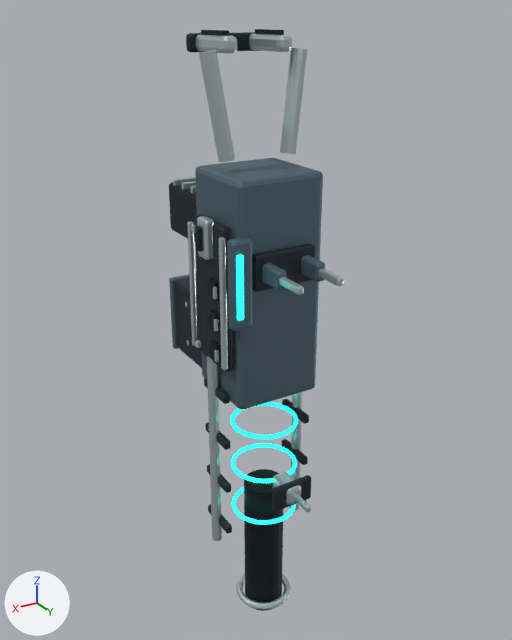
The Blender file tools/godot-weapons/blender-art/masters/weapon-0.blend, before and after one commit.
Camera for both pictures: a 50 mm lens placed at (0.637, 1.04, 0.333), pointed at (-0.031, -0.073, -0.224). The axes (+X, +Y, +Z) are drawn at lower left. The lights are the same throughout. The picture after the commit comes second.

Objects in the first picture: 'barrel-assembly-cavity', 'body-cavity', 'body-ceramic', 'body-dark', 'body-glow', 'body-light', 'body-rubber', 'body-trim', 'bolt-cavity', 'bolt-trim', 'feed-dark' and 1 more.
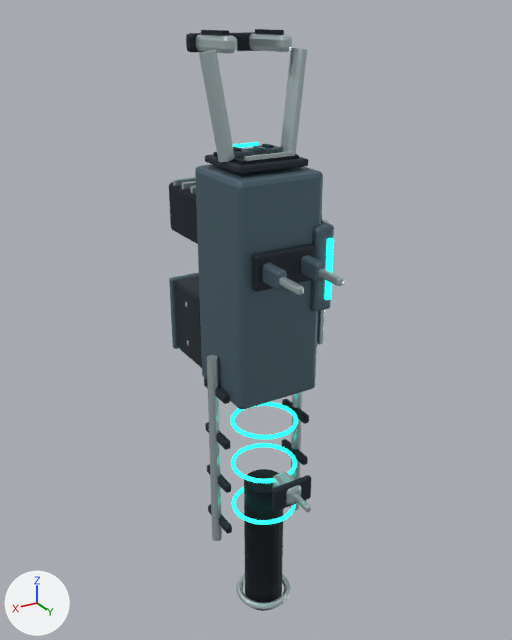
Where the newer file only moved an object's origin or applied its transform, the numbers keep the older frame.

What differs and where, as boxes [x1, y1, x2, y2] in the pictures (512 x 640 px; the box of a moved part takes in the faces that stretch with it):
'body-light', reshaped (7% wider): before [195, 158, 325, 409]; after [195, 145, 334, 409]
'body-dark', reshaped (22% taller): before [194, 214, 315, 534]; after [204, 144, 322, 534]
'body-glow', reshaped: before [230, 254, 298, 525]; after [230, 142, 334, 525]
'body-cavity', reshaped, moved: before [201, 29, 284, 363]; after [201, 29, 299, 165]
'bolt-cavity', moved (not visible afterwards): before [195, 226, 203, 252]
'body-ceramic', moved (not visible afterwards): before [191, 225, 201, 348]
part 1 of me_cube_001, moved or reshaped: before [227, 238, 252, 331]; after [310, 223, 334, 312]
part 2 of me_cube_001, added: after [253, 145, 282, 153]
part 3 of me_cube_001, added: after [234, 148, 251, 157]
part 4 of me_cube_002, moved or reshaped (mostly hidden afterwards): before [194, 214, 233, 372]; after [317, 215, 322, 333]
part 5 of me_cube_002, added (dark blue): after [205, 154, 308, 174]
part 6 of me_cube_004, moved or reshaped: before [219, 237, 228, 370]; after [317, 220, 328, 344]
part 7 of me_cube_004, moved or reshaped (not visible afterwards): before [187, 221, 197, 346]
part 8 of me_cube_004, moved or reshaped (not visible afterwards): before [214, 350, 219, 362]
part 9 of me_cube_004, moved or reshaped (not visible afterwards): before [214, 319, 218, 331]
part 10 of me_cube_004, moved or reshaped (not visible afterwards): before [213, 286, 217, 300]
part 11 of me_cube_004, added: after [244, 151, 295, 161]
part 12 of me_cube_006, added: after [214, 148, 299, 165]
part 13 of me_cube_015, moved or reshaped: before [236, 254, 244, 321]; after [324, 238, 334, 300]
part 14 of me_cube_015, added: after [233, 142, 259, 148]
part 15 of me_cube_028, moved or reshaped (not visible afterwards): before [197, 216, 214, 260]

The change, as a list of edits to the scene's bpy script:
```text
Change me_cube_001:
    used by ob_body_light; parent = ob_body; location = (0.0, -0.015, -0.12)
    remove me_cube_001.from_pydata(...)  # 224 vertices, 216 faces; spans x -0.085..0.103, y -0.08..0.143, z -0.21..0.21
    add me_cube_001.from_pydata(...)  # 240 vertices, 228 faces; spans x -0.103..0.085, y -0.08..0.143, z -0.21..0.24
    me_cube_001 part 1: the loose piece of 56 vertices spanning x 0.063..0.103, y 0.068..0.091, z -0.043..0.117 is moved by (-0.166, 0.0, 0.0)
    me_cube_001 part 2: a new loose piece, a box spanning x -0.049..-0.015, y -0.0415..0.0015, z 0.2335..0.2405, in mat_light (blue #617886)
    me_cube_001 part 3: a new loose piece, a box spanning x 0.015..0.049, y -0.0415..0.0015, z 0.2335..0.2405, in mat_light (blue #617886)
Change me_cube_002:
    used by ob_body_dark; parent = ob_body; location = (0.0, 0.049, -0.12)
    remove me_cube_002.from_pydata(...)  # 672 vertices, 648 faces; spans x -0.097..0.102, y -0.116..0.069, z -0.509..0.17
    add me_cube_002.from_pydata(...)  # 744 vertices, 714 faces; spans x -0.102..0.097, y -0.133..0.069, z -0.509..0.244
    me_cube_002 part 4: the loose piece of 56 vertices spanning x 0.084..0.102, y -0.116..-0.008, z -0.136..0.13 is moved by (-0.186, 0.0, 0.0)
    me_cube_002 part 5: a new loose piece of 56 vertices spanning x -0.068..0.068, y -0.133..-0.008, z 0.215..0.229, in mat_dark (dark blue #202b34)
    other edits to the shape of me_cube_002 do not show in these pictures
Change me_cube_004:
    used by ob_body_trim; parent = ob_body; location = (0.104, 0.043, -0.125)
    remove me_cube_004.from_pydata(...)  # 1096 vertices, 1018 faces; spans x -0.211..0.01, y -0.272..0.139, z -0.712..0.428
    add me_cube_004.from_pydata(...)  # 1104 vertices, 1024 faces; spans x -0.218..0.003, y -0.272..0.139, z -0.712..0.428
    me_cube_004 part 6: the loose piece of 56 vertices spanning x -0.004..0.004, y -0.005..0.005, z -0.121..0.121 is moved by (-0.208, 0.0, 0.0)
    me_cube_004 part 7: the loose piece of 56 vertices spanning x -0.004..0.005, y -0.12..-0.111, z -0.121..0.121 is moved by (-0.21, 0.0, 0.0)
    me_cube_004 part 8: the loose piece of 56 vertices spanning x 0.004..0.01, y -0.019..-0.013, z -0.111..-0.089 is moved by (-0.222, 0.0, 0.0)
    me_cube_004 part 9: the loose piece of 56 vertices spanning x 0.004..0.01, y -0.019..-0.013, z -0.051..-0.029 is moved by (-0.222, 0.0, 0.0)
    me_cube_004 part 10: the loose piece of 56 vertices spanning x 0.004..0.01, y -0.019..-0.013, z 0.009..0.031 is moved by (-0.222, 0.0, 0.0)
    me_cube_004 part 11: a new loose piece, a box spanning x -0.151..-0.057, y -0.0235..-0.0145, z 0.239..0.245, in mat_trim (light grey #c5d6d8)
Change me_cube_006:
    used by ob_body_cavity; parent = ob_body; location = (0.105, 0.009, -0.225)
    remove me_cube_006.from_pydata(...)  # 408 vertices, 390 faces; spans x -0.163..0.005, y -0.112..0.031, z -0.017..0.535
    add me_cube_006.from_pydata(...)  # 416 vertices, 396 faces; spans x -0.005..0.163, y -0.112..0.031, z -0.017..0.535
    me_cube_006 part 12: a new loose piece, a box spanning x 0.049..0.161, y -0.081..0.019, z 0.333..0.339, in mat_cavity (black #09151d)
    other edits to the shape of me_cube_006 do not show in these pictures
Change me_cube_015:
    used by ob_body_glow; parent = ob_body; location = (0.091, 0.079, -0.083)
    remove me_cube_015.from_pydata(...)  # 632 vertices, 630 faces; spans x -0.159..0.006, y -0.137..0.004, z -0.521..0.058
    add me_cube_015.from_pydata(...)  # 640 vertices, 636 faces; spans x -0.188..-0.023, y -0.162..0.004, z -0.521..0.205
    me_cube_015 part 13: the loose piece of 56 vertices spanning x -0.006..0.006, y -0.004..0.004, z -0.058..0.058 is moved by (-0.182, 0.0, 0.0)
    me_cube_015 part 14: a new loose piece, a box spanning x -0.13..-0.052, y -0.1615..-0.1545, z 0.199..0.205, in mat_glow (cyan #21d9c7, glowing cyan #21d9c7)
Change me_cube_028:
    used by ob_bolt_trim; parent = ob_bolt; location = (0.069, -0.006, -0.135)
    remove me_cube_028.from_pydata(...)  # 112 vertices, 108 faces; spans x -0.009..0.046, y -0.023..0.017, z -0.065..0.153
    add me_cube_028.from_pydata(...)  # 112 vertices, 108 faces; spans x -0.184..0.009, y -0.023..0.017, z -0.065..0.153
    me_cube_028 part 15: the loose piece of 56 vertices spanning x 0.028..0.046, y -0.023..0.011, z 0.082..0.153 is moved by (-0.212, 0.0, 0.0)
Change ob_body_cavity:
    ob_body_cavity.location: (0.105, 0.009, -0.225) -> (-0.105, 0.009, -0.225)
Change ob_body_ceramic:
    ob_body_ceramic.location: (0.107, -0.055, -0.235) -> (-0.107, -0.055, -0.235)
Change ob_bolt_cavity:
    ob_bolt_cavity.location: (0.119, -0.012, -0.017) -> (-0.119, -0.012, -0.017)
```
